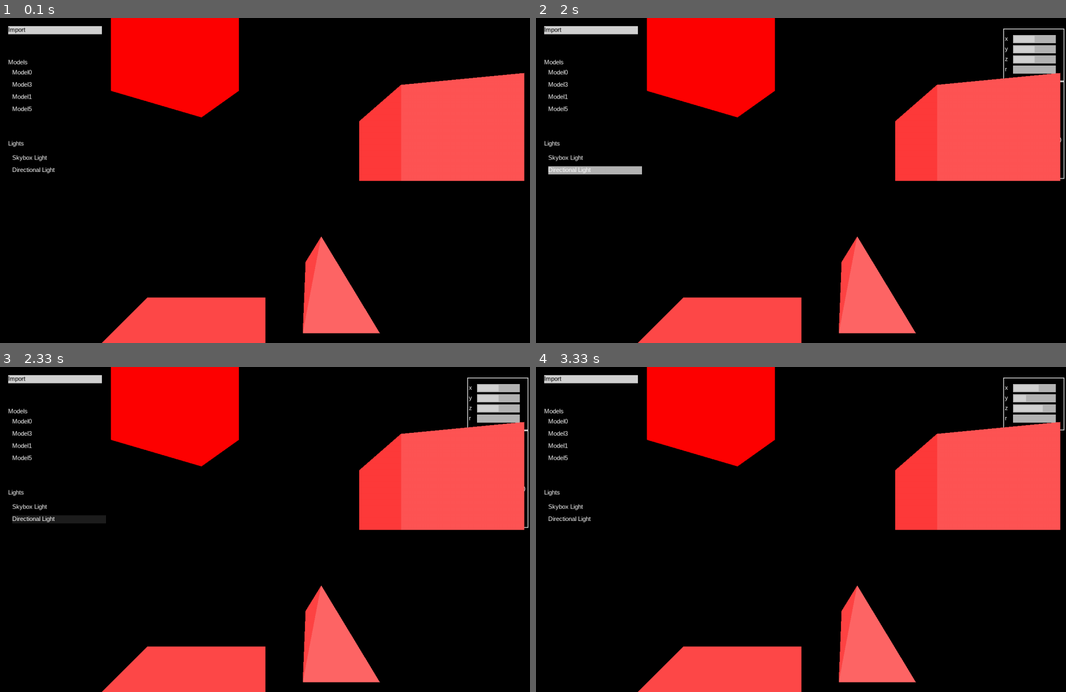
Above: before the commit, frames 1-4 (two rows, left to right).
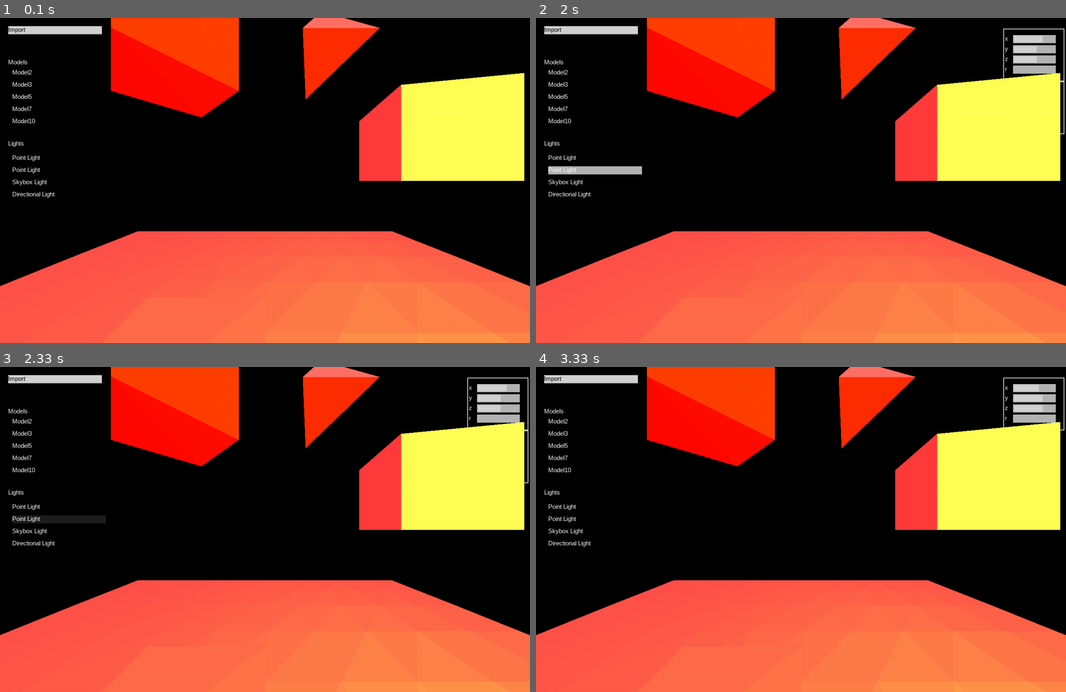
Above: after the commit, the same moments.

Repository: MichalTraczyk/pygame-3d-renderer
Game: pygame game, started from src/main.py
Same seed, same stepped clock (60 frames per second), same inputs: the game is played once before the commit and once after it.
Inputs (mouse positions are in pixels of both pictures, inside the frame that each line leads up to):
- Up to frame 1 (0.1 s): no input
- Up to frame 2 (2 s): click (636, 131) at 0.88 s; click (610, 170) at 1.72 s
- Up to frame 3 (2.33 s): click (265, 568) at 2.05 s
- Up to frame 4 (3.33 s): click "Import" at 2.38 s; click (599, 458) at 2.72 s; click (991, 503) at 3.08 s

The runs differ from the first frame. In frame 1, 43% of the frame differs, in the area x 0-100%, y 0-100%; in frame 2, 43%; in frame 3, 43%; in frame 4, 43%.

Commit message:
Update Screen.py

Diff:
--- a/src/Screen.py
+++ b/src/Screen.py
@@ -26,10 +26,9 @@
         self.running = True
         self.getTicksLastFrame = 0
 
-        canvas = MainCanvas(Vector2(self.resolution[0],self.resolution[1]))
+        canvas = MainCanvas(Vector2(self.resolution[0], self.resolution[1]))
         LightManager.add_change_listener(canvas.hierarchy.lights_changed)
         ModelPool.add_change_listener(canvas.hierarchy.models_changed)
-
 
         mesh = Primitives.generate_box()
         obj = DrawableMesh(Vector3(2, 0, 2))
@@ -40,14 +39,15 @@
         obj.rotate(45)
         obj = DrawableMesh(Vector3(-0.5, -2, 0.8))
         obj.assign_mesh(mesh)
-        obj = DrawableMesh(Vector3(1, -2, 2))
+        obj = DrawableMesh(Vector3(1, 2, 2))
         obj.assign_mesh(Primitives.generate_rotated_pyramid())
+        obj = DrawableMesh(Vector3(0, -2, 1))
+        obj.assign_mesh(Primitives.generate_plane(10, 1))
 
-        #LightManager.register_light(PointLight(Vector3(-1, 0.5, 0.5), 0.9, Color(255, 0, 0)))
-        #LightManager.register_light(PointLight(Vector3(2, 0.5, 0.5), 0.9, Color(0, 255, 0)))
+        LightManager.register_light(PointLight(Vector3(-1, 0.5, 0.5), 0.9, Color(255, 0, 0)))
+        LightManager.register_light(PointLight(Vector3(2, 0.5, 0.5), 0.9, Color(0, 255, 0)))
         LightManager.register_light(SkyboxLight(Vector3(0, 0, 0), 1, Color(255, 0, 0)))
-        LightManager.register_light(DirectionalLight(Vector3(0,0,0),Vector3(1,-1,1), 0.5,Color(255,255,255)))
-
+        LightManager.register_light(DirectionalLight(Vector3(0, 0, 0), Vector3(1, -1, 1), 0.5, Color(255, 255, 255)))
 
         EventSystem.add_on_quit_listener(self.on_quit)
         while self.running:
@@ -64,7 +64,6 @@
 
             # obj.set_position(Vector3(math.sin(self.t / 400), math.cos(self.t / 400)-0.5, 3))
             # obj.rotate(self.deltaTime*200)
-
             if Drawer.is_dirty:
                 self.screen.fill((0, 0, 0))
                 Drawer.draw(self.screen, self.camera)
